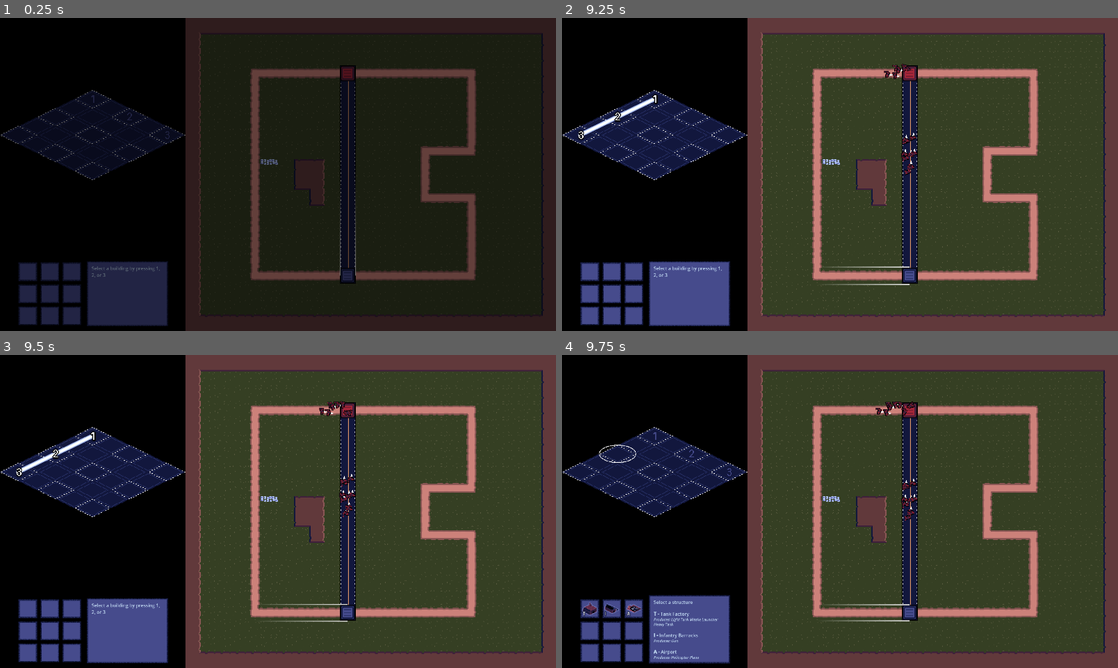
Above: before the commit, frames 1-4 (two rows, left to right).
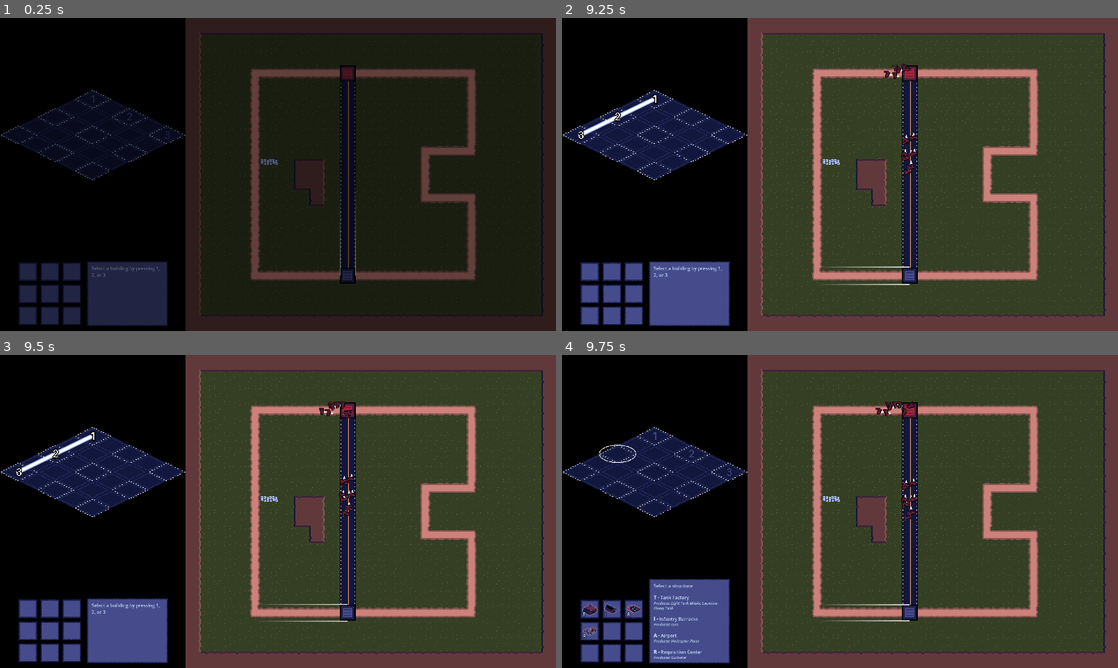
Above: after the commit, the same moments.

Repository: ClemiDouce/halloween-game-jam-2026
Game: Godot game, scene res://scenes/world.tscn
Two runs of this game, one before a commit and one after it. Both use one fixed random seed, a clock stepped at 60 frames per second and the inputs below.
Inputs (mouse positions are in pixels of both pictures, inside the frame that each line leads up to):
- Up to frame 1 (0.25 s): no input
- Up to frame 2 (9.25 s): tap Enter (ui_accept) at 0.5, 0.77, 8.27 s; hold Up (ui_up) 0.53-1.25 s; tap D (destroy_building) at 0.6 s; click (589, 277) at 1.25 s; click (612, 277) at 2.02 s; click (634, 277) at 2.77 s; click (589, 299) at 3.52 s; click (612, 299) at 4.27 s; click (634, 299) at 5.02 s; click (589, 321) at 5.77 s; click (612, 321) at 6.52 s; click (634, 321) at 7.27 s; hold Down (ui_down) 8.03-8.78 s; tap Tab (next_path) at 8.1 s; hold Up (ui_up) from 8.78 s (still down); tap 1 (select_slot_1) at 8.85 s
- Up to frame 3 (9.5 s): keep holding Up (ui_up)
- Up to frame 4 (9.75 s): keep holding Up (ui_up); tap 2 (select_slot_2) at 9.6 s

Frames 1-3 are identical in both runs. In frame 4, 1.7% of the frame differs, in the area x 3-31%, y 71-99%.

Commit message:
requisition center

Diff:
--- /dev/null
+++ b/data/buildings/requisition_center.tres
@@ -0,0 +1,21 @@
+[gd_resource type="Resource" script_class="Building" format=3 uid="uid://8nn4arjh58w2"]
+
+[ext_resource type="Texture2D" uid="uid://bpiph1hf5wb1y" path="res://assets/art/buildings/requisition_center.png" id="1_w7xs7"]
+[ext_resource type="Texture2D" uid="uid://2kqhgxxofrxl" path="res://assets/art/icons/requisition_center_icon.png" id="2_1xrlo"]
+[ext_resource type="Script" uid="uid://byl1qp26ywmec" path="res://scripts/data/building.gd" id="3_h702n"]
+[ext_resource type="Script" uid="uid://ctxaornc1ibjt" path="res://scripts/units/unit_ressource.gd" id="4_x1jt8"]
+[ext_resource type="Resource" uid="uid://kablufsx8dxc" path="res://data/units/gatherer.tres" id="5_62qcr"]
+
+[sub_resource type="InputEventKey" id="InputEventKey_do2oa"]
+device = -1
+keycode = 82
+unicode = 114
+
+[resource]
+script = ExtResource("3_h702n")
+input_keyboard = SubResource("InputEventKey_do2oa")
+building_name = "Requisition Center"
+building_texture = ExtResource("1_w7xs7")
+units = Array[ExtResource("4_x1jt8")]([ExtResource("5_62qcr")])
+button_icon = ExtResource("2_1xrlo")
+metadata/_custom_type_script = "uid://byl1qp26ywmec"
--- /dev/null
+++ b/data/units/gatherer.tres
@@ -0,0 +1,33 @@
+[gd_resource type="Resource" script_class="UnitResource" format=3 uid="uid://kablufsx8dxc"]
+
+[ext_resource type="Script" uid="uid://ctxaornc1ibjt" path="res://scripts/units/unit_ressource.gd" id="1_bi0t2"]
+[ext_resource type="Texture2D" uid="uid://co8e1ug70wuur" path="res://assets/art/icons/gatherer_icon.png" id="1_idl76"]
+[ext_resource type="Texture2D" uid="uid://bjlv1lcr440uj" path="res://assets/art/processed_units/gatherer_blue.png" id="3_313oc"]
+[ext_resource type="Texture2D" uid="uid://bnx32b15y40v4" path="res://assets/art/processed_units/gatherer_red.png" id="4_sy2wd"]
+
+[sub_resource type="InputEventKey" id="InputEventKey_khgx2"]
+device = -1
+keycode = 71
+unicode = 103
+
+[sub_resource type="AtlasTexture" id="AtlasTexture_3w17c"]
+atlas = ExtResource("3_313oc")
+region = Rect2(0, 0, 16, 16)
+
+[sub_resource type="AtlasTexture" id="AtlasTexture_3t3li"]
+atlas = ExtResource("4_sy2wd")
+region = Rect2(0, 0, 16, 16)
+
+[resource]
+script = ExtResource("1_bi0t2")
+speed = 25.0
+trail_length = 15
+texture = Dictionary[int, Texture]({
+0: SubResource("AtlasTexture_3w17c"),
+1: SubResource("AtlasTexture_3t3li")
+})
+input_keyboard = SubResource("InputEventKey_khgx2")
+button_icon = ExtResource("1_idl76")
+unit_name = "Gatherer"
+body_type = 1
+metadata/_custom_type_script = "uid://ctxaornc1ibjt"
--- a/project.godot
+++ b/project.godot
@@ -13,7 +13,7 @@
 config/name="HalloweenGameJam2026"
 run/main_scene="uid://cs30anugoy8la"
 config/features=PackedStringArray("4.7")
-config/icon="res://icon.svg"
+config/icon="uid://mmxxx17hdkwb"
 
 [display]
 
--- a/scripts/base_building/base_manager.gd
+++ b/scripts/base_building/base_manager.gd
@@ -16,7 +16,8 @@
 static var _buildings: Array[Building] = [
 	preload("res://data/buildings/tank_factory.tres"),
 	preload("res://data/buildings/infantry_barracks.tres"),
-	preload("res://data/buildings/airport.tres")
+	preload("res://data/buildings/airport.tres"),
+	preload("res://data/buildings/requisition_center.tres")
 ]
 
 var paths: Array[UnitPath]
Binary file added: assets/art/buildings/requisition_center.png
Not shown, added: assets/art/buildings/requisition_center.png.import
Binary file added: assets/art/icons/requisition_center_icon.png
Not shown, added: assets/art/icons/requisition_center_icon.png.import
Binary file added: assets/art/icons/requistion.png
Not shown, added: assets/art/icons/requistion.png.import
Binary file added: assets/art/sun_and_moon.png
Not shown, added: assets/art/sun_and_moon.png.import
Not shown, added: assets/art/buildings/requisition_center.pxo
Not shown, changed: assets/art/icons/requistion.pxo
Not shown, added: assets/art/sun_and_moon.pxo
